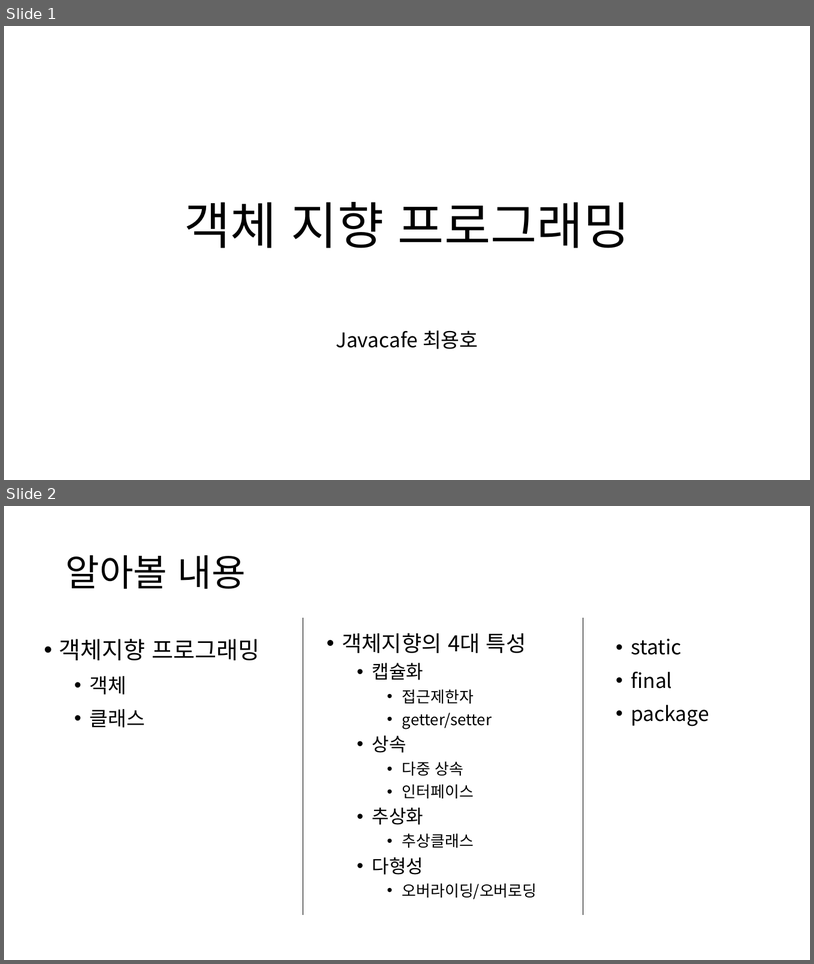
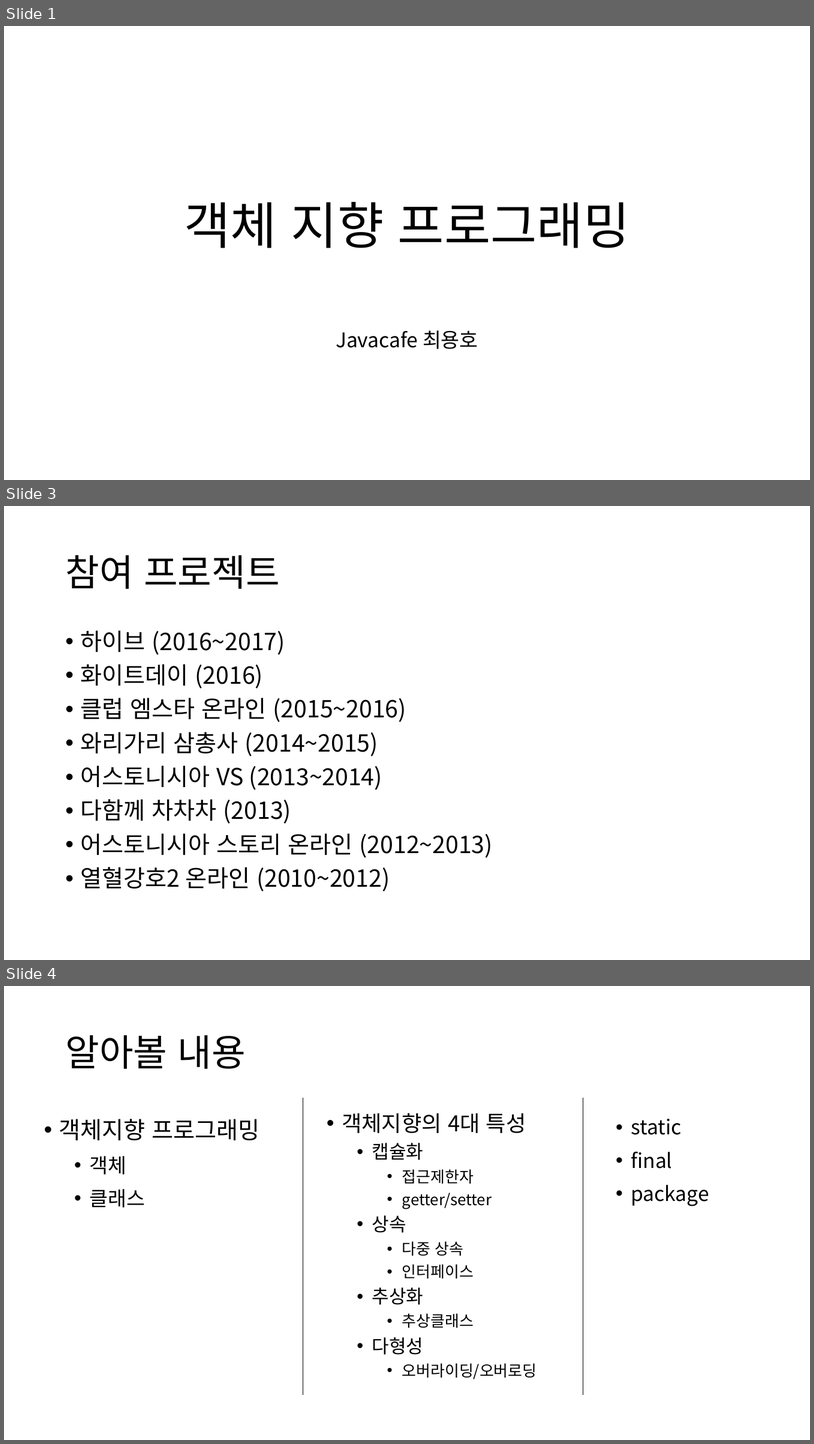
Before and after one commit to YonghoChoi/develop-note, a slide deck: ppt/객체지향 기본.pptx. Shown one above the other, each under a label of ours: slides 1 and 2 before the commit, slides 1, 3 and 4 after it; the slides between them are not shown. The pictures are 814x964 and 814x1444 pixels, drawn with LibreOffice and Linux fonts; fonts in the diff are those of the drawing. Boxes give left, top, right and bottom in pixels: in the first picture for what was removed or moved away, otherwise in the second. Text is boxed around its words. In the diff, an @@ line names an element or a change of style, - is before the commit and + after.

```diff
--- a/ppt/객체지향 기본.pptx
+++ b/ppt/객체지향 기본.pptx
@@ slide 3 added at (4, 506, 810, 960), background #FFFFFF @@
@@ title added at (65, 555, 280, 589), 44 pt, text #000000 @@
+참여 프로젝트
@@ text added at (81, 630, 493, 891), 28 pt, text #000000 @@
+• 하이브 (2016~2017)
+• 화이트데이 (2016)
+• 클럽 엠스타 온라인 (2015~2016)
+• 와리가리 삼총사 (2014~2015)
+• 어스토니시아 VS (2013~2014)
+• 다함께 차차차 (2013)
+• 어스토니시아 스토리 온라인 (2012~2013)
+• 열혈강호2 온라인 (2010~2012)
@@ what was slide 2 is now slide 4 @@
```
Also in this commit, not shown: 17 slides changed, 6 other slides added.
